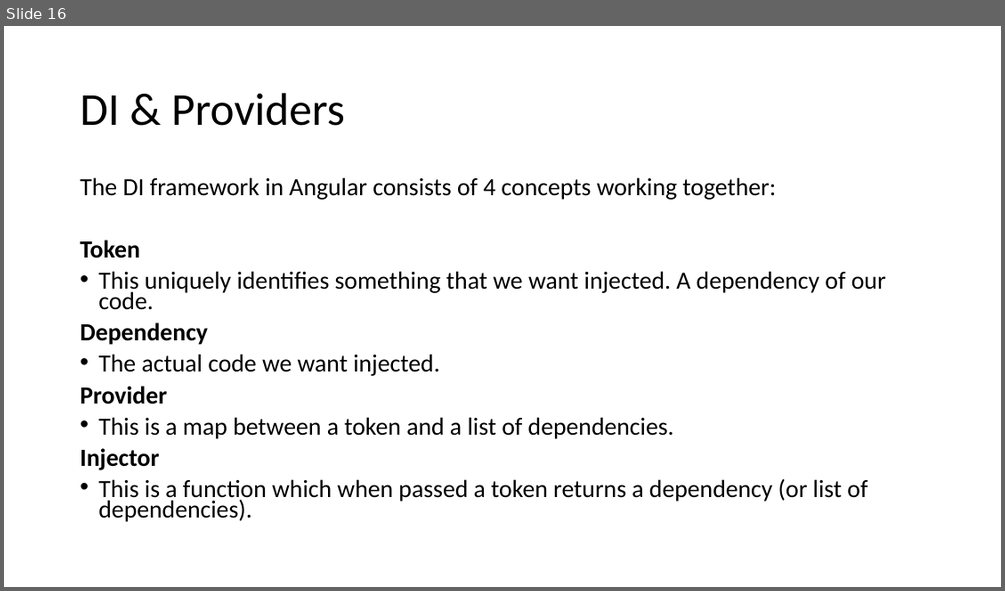
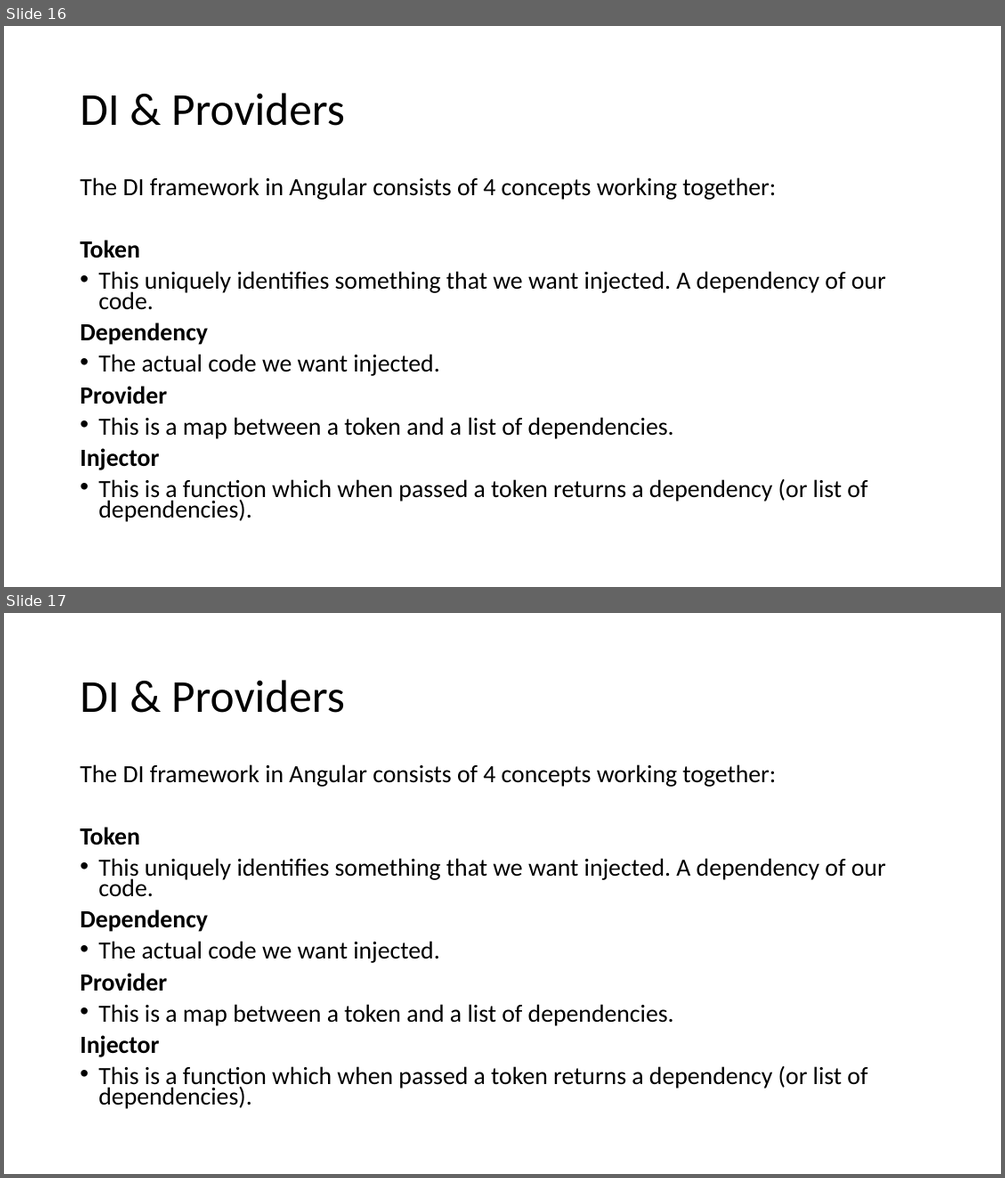
Before and after one commit to sitaramgarlapati/angularDemo, a slide deck: slides/Ang Sessions 2.pptx. Shown one above the other, each under a label of ours: slide 16 before the commit, slides 16 and 17 after it. The pictures are 1005x591 and 1005x1178 pixels, drawn with LibreOffice and Linux fonts; fonts in the diff are those of the drawing. Boxes give left, top, right and bottom in pixels: in the first picture for what was removed or moved away, otherwise in the second. Text is boxed around its words. In the diff, an @@ line names an element or a change of style, - is before the commit and + after.

```diff
--- a/slides/Ang Sessions 2.pptx
+++ b/slides/Ang Sessions 2.pptx
@@ slide 17 added at box(4, 613, 1001, 1174), background #FFFFFF @@
@@ title added at box(80, 680, 345, 713), 44 pt, text #000000 @@
+DI & Providers
@@ text added at box(80, 764, 886, 1109), 23.8 pt, text #000000 @@
+The DI framework in Angular consists of 4 concepts working together:
+Token
+• This uniquely identifies something that we want injected. A dependency of our code.
+Dependency
+• The actual code we want injected.
+Provider
+• This is a map between a token and a list of dependencies.
+Injector
+• This is a function which when passed a token returns a dependency (or list of dependencies).
```
Also in this commit, not shown: 22 other files.
